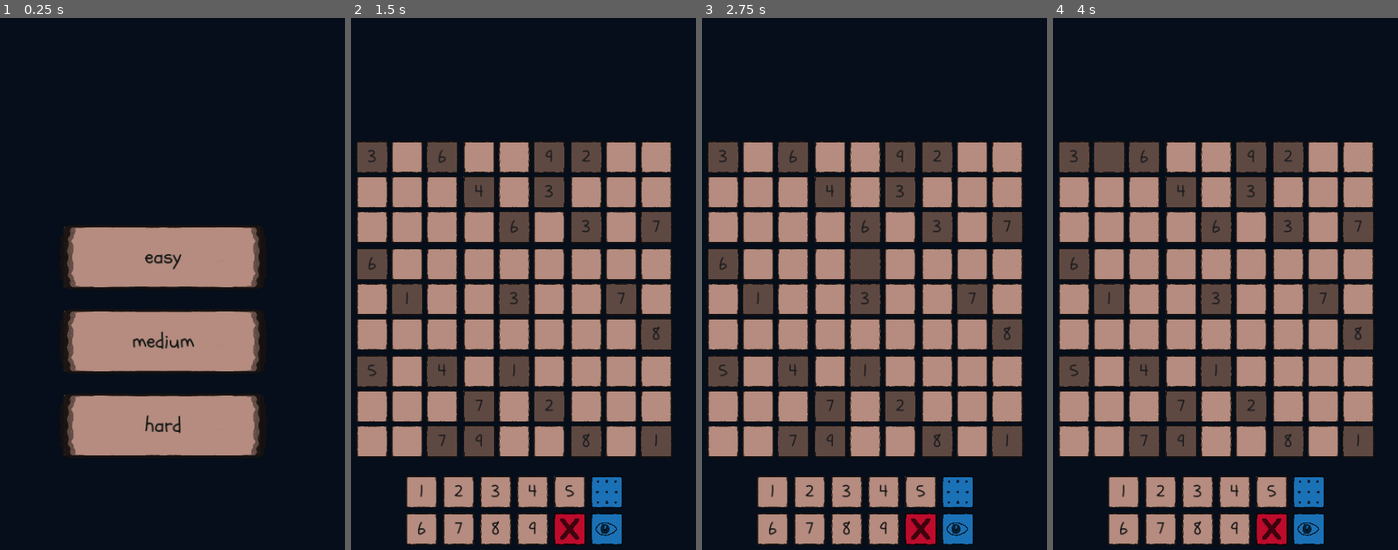
Above: before the commit, frames 1-4 (left to right).
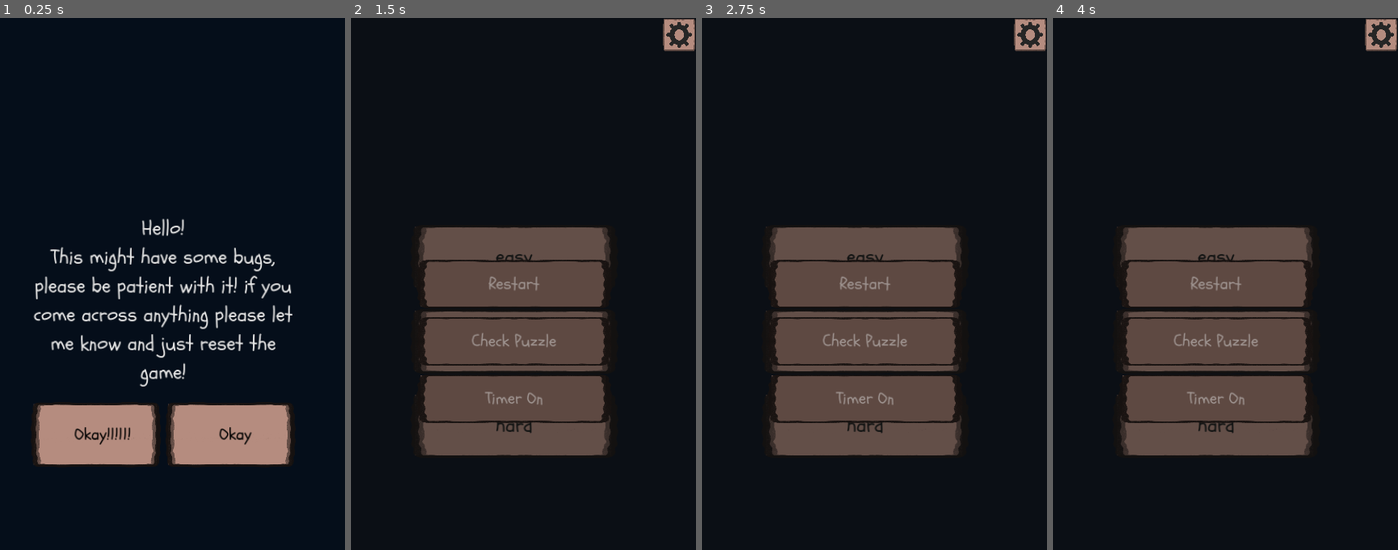
Above: after the commit, the same moments.

Repository: gitMickehh/soduku-recreation
Game: Godot game, scene res://soduku_scene.tscn
Same seed, same stepped clock (60 frames per second), same inputs: the game is played once before the commit and once after it.
Inputs (mouse positions are in pixels of both pictures, inside the frame that each line leads up to):
- Up to frame 1 (0.25 s): no input
- Up to frame 2 (1.5 s): click (513, 432) at 0.5 s, where only the run after the commit has a clickable "Okay!1!11! Okay"; click (678, 33) at 1.27 s
- Up to frame 3 (2.75 s): click (864, 257) at 2 s, where only the run after the commit has a clickable "easy"
- Up to frame 4 (4 s): click (1215, 257) at 2.75 s, where only the run after the commit has a clickable "easy"; click (1108, 156) at 3.52 s

The runs differ from the first frame. In frame 1, 19% of the frame differs, in the area x 9-85%, y 37-85%; in frame 2, 48%; in frame 3, 47%; in frame 4, 48%, in the area x 1-100%, y 0-100%.

Commit message:
almost done with options menu functionality

Diff:
--- /dev/null
+++ b/always_on_screen.gd
@@ -0,0 +1,109 @@
+extends Control
+
+@onready var opening_screen: VBoxContainer = $"opening-screen"
+@onready var confirm_button: Button = $"opening-screen/confirm_button"
+@onready var always_on_screen: Control = $"always-on-screen"
+@onready var options_button: Button = $"always-on-screen/options-button"
+@onready var options_menu: VBoxContainer = $"always-on-screen/options-menu"
+@onready var options_menu_color_holder: ColorRect = $"always-on-screen/options-menu-color-holder"
+@onready var timer_label: Label = $"always-on-screen/timer-label"
+
+@onready var restart_button: Button = $"always-on-screen/options-menu/restart-button"
+@onready var check_puzzle_button: Button = $"always-on-screen/options-menu/check-puzzle-button"
+@onready var timer_on_button: Button = $"always-on-screen/options-menu/timerOn-button"
+
+@onready var main_menu: Control = $"../main-menu"
+@onready var game_container: GameContainer = $"../Game_Container"
+
+var game_is_on := false
+var timer_is_on := false
+var timer_started := false
+var timer_in_seconds :float = 0
+
+var options_opened := false
+
+func _ready() -> void:
+	confirm_button.connect("pressed", _confirm_opening_message_button_pressed)
+	options_button.connect("pressed", _options_button_pressed)
+
+	restart_button.connect("pressed", _restart_button_pressed)
+	check_puzzle_button.connect("pressed", _check_puzzle_button_pressed)
+	timer_on_button.connect("pressed", _timer_on_button_pressed)
+
+	game_container.game_started.connect(_on_game_started)
+
+	_check_buttons_availability()
+	_opening_function()
+
+func _process(delta: float) -> void:
+	_process_timer(delta)
+	if timer_is_on:
+		_update_timer_text()
+
+func _opening_function() -> void:
+	self.visible = true
+	opening_screen.visible = true
+	always_on_screen.visible = false
+	main_menu.visible = false
+	game_container.visible = false
+
+func _on_game_started() -> void:
+	game_is_on = true
+	_start_timer()
+	_check_buttons_availability()
+
+func _start_timer() -> void:
+	timer_started = true
+
+func _process_timer(delta: float) -> void:
+	if timer_started:
+		timer_in_seconds += delta
+
+func _confirm_opening_message_button_pressed() -> void:
+	opening_screen.visible = false
+	always_on_screen.visible = true
+	main_menu.visible = true
+	options_menu.visible = false
+	options_menu_color_holder.visible = false
+	timer_label.visible = false
+
+func _options_button_pressed() -> void:
+	if options_opened:
+		options_menu_color_holder.visible = false
+		options_menu.visible = false
+		options_opened = false
+	else:
+		options_menu_color_holder.visible = true
+		options_menu.visible = true
+		options_opened = true
+
+func _check_buttons_availability() -> void:
+	restart_button.disabled = not game_is_on
+	check_puzzle_button.disabled = not game_is_on
+	timer_on_button.disabled = not game_is_on
+
+	if timer_is_on:
+		timer_on_button.text = "Timer Off"
+	else:
+		timer_on_button.text = "Timer On"
+
+func _restart_button_pressed() -> void:
+	pass
+
+func _check_puzzle_button_pressed() -> void:
+	pass
+
+func _timer_on_button_pressed() -> void:
+	if timer_is_on:
+		timer_label.visible = false
+		timer_is_on = false
+	else:
+		timer_label.visible = true
+		timer_is_on = true
+
+	_check_buttons_availability()
+
+func _update_timer_text() -> void:
+	var timer_minutes = floori(timer_in_seconds / 60)
+	var timer_seconds = floori(timer_in_seconds - (timer_minutes * 60))
+	timer_label.text =  str(timer_minutes) + ":" + str(timer_seconds)
--- a/project.godot
+++ b/project.godot
@@ -14,8 +14,9 @@
 run/main_scene="res://soduku_scene.tscn"
 config/features=PackedStringArray("4.3", "GL Compatibility")
 boot_splash/bg_color=Color(0.0196078, 0.054902, 0.101961, 1)
-boot_splash/image="res://art/soduku+title.png"
+boot_splash/image="res://art/soduku_logo.png"
 config/icon="res://icon.svg"
+boot_splash/minimum_display_time=10
 
 [display]
 
--- a/scripts/game_container_manager.gd
+++ b/scripts/game_container_manager.gd
@@ -1,3 +1,4 @@
+class_name GameContainer
 extends MarginContainer
 
 var current_input: int = 0
@@ -16,6 +17,8 @@
 
 var horizontal_boxes_containers: Array[Horizontal_Boxes_Container] = []
 
+signal game_started()
+
 func _ready() -> void:
 	input_lines_container.new_input_chosen.connect(_on_new_input_chosen)
 	input_lines_container.toggle_candidate_view_signal.connect(_toggle_auto_candidates)
@@ -32,6 +35,7 @@
 	_set_numbers(game_array)
 	_get_game_buttons()
 	#_update_buttons_auto_candidates(game_array)
+	game_started.emit()
 
 func _on_new_input_chosen(new_input: int) -> void:
 	current_input = new_input
--- a/soduku_scene.tscn
+++ b/soduku_scene.tscn
@@ -14,6 +14,10 @@
 [ext_resource type="Resource" uid="uid://crpajnbja0142" path="res://stylebox_groups/mistake_highlighted.tres" id="12_0a768"]
 [ext_resource type="FontFile" uid="uid://coettj6fe2mfm" path="res://art/Schoolbell-Regular.ttf" id="12_3d25l"]
 [ext_resource type="Resource" uid="uid://c4mbs6443jh31" path="res://stylebox_groups/remove_button.tres" id="13_tj2ud"]
+[ext_resource type="Texture2D" uid="uid://dq3pneyfn2o0v" path="res://art/options-icon.png" id="15_m3f7q"]
+[ext_resource type="Script" path="res://always_on_screen.gd" id="15_mkaoi"]
+
+[sub_resource type="Theme" id="Theme_qojnm"]
 
 [node name="Control" type="Control"]
 layout_mode = 3
@@ -26,7 +30,6 @@
 size_flags_vertical = 4
 
 [node name="Game_Container" parent="." instance=ExtResource("1_0n2nm")]
-visible = false
 layout_mode = 1
 anchors_preset = 8
 anchor_left = 0.5
@@ -39,6 +42,7 @@
 offset_bottom = 509.5
 
 [node name="main-menu" type="Control" parent="."]
+visible = false
 layout_mode = 1
 anchors_preset = 15
 anchor_right = 1.0
@@ -93,3 +97,140 @@
 
 [node name="divider2" type="Control" parent="main-menu/difficulty-buttons-container"]
 layout_mode = 2
+
+[node name="AlwaysOnThingy" type="Control" parent="."]
+visible = false
+layout_mode = 1
+anchors_preset = 15
+anchor_right = 1.0
+anchor_bottom = 1.0
+grow_horizontal = 2
+grow_vertical = 2
+mouse_filter = 2
+theme = ExtResource("2_1hcgw")
+script = ExtResource("15_mkaoi")
+
+[node name="opening-screen" type="VBoxContainer" parent="AlwaysOnThingy"]
+visible = false
+layout_mode = 1
+anchors_preset = 8
+anchor_left = 0.5
+anchor_top = 0.5
+anchor_right = 0.5
+anchor_bottom = 0.5
+offset_left = -20.0
+offset_top = -20.0
+offset_right = 20.0
+offset_bottom = 20.0
+grow_horizontal = 2
+grow_vertical = 2
+theme_override_constants/separation = 20
+
+[node name="Label" type="Label" parent="AlwaysOnThingy/opening-screen"]
+custom_minimum_size = Vector2(800, 0)
+layout_mode = 2
+theme = SubResource("Theme_qojnm")
+theme_override_colors/font_color = Color(0.903598, 0.903598, 0.903598, 1)
+theme_override_font_sizes/font_size = 60
+text = "Hello!
+This might have some bugs, please be patient with it! if you come across anything please let me know and just reset the game!"
+horizontal_alignment = 1
+vertical_alignment = 1
+autowrap_mode = 2
+
+[node name="divider" type="Control" parent="AlwaysOnThingy/opening-screen"]
+layout_mode = 2
+
+[node name="confirm_button" type="Button" parent="AlwaysOnThingy/opening-screen"]
+custom_minimum_size = Vector2(200, 200)
+layout_mode = 2
+text = "Okay!1!11!                 Okay"
+
+[node name="always-on-screen" type="Control" parent="AlwaysOnThingy"]
+visible = false
+layout_mode = 1
+anchors_preset = 15
+anchor_right = 1.0
+anchor_bottom = 1.0
+grow_horizontal = 2
+grow_vertical = 2
+mouse_filter = 2
+
+[node name="options-menu-color-holder" type="ColorRect" parent="AlwaysOnThingy/always-on-screen"]
+layout_mode = 1
+anchors_preset = 15
+anchor_right = 1.0
+anchor_bottom = 1.0
+grow_horizontal = 2
+grow_vertical = 2
+color = Color(0.0646965, 0.0646965, 0.0646965, 0.498039)
+
+[node name="options-button" type="Button" parent="AlwaysOnThingy/always-on-screen"]
+custom_minimum_size = Vector2(100, 100)
+layout_mode = 1
+anchors_preset = 1
+anchor_left = 1.0
+anchor_right = 1.0
+offset_left = -40.0
+offset_bottom = 40.0
+grow_horizontal = 0
+
+[node name="TextureRect" type="TextureRect" parent="AlwaysOnThingy/always-on-screen/options-button"]
+layout_mode = 1
+anchors_preset = 15
+anchor_right = 1.0
+anchor_bottom = 1.0
+grow_horizontal = 2
+grow_vertical = 2
+mouse_filter = 2
+texture = ExtResource("15_m3f7q")
+expand_mode = 2
+
+[node name="options-menu" type="VBoxContainer" parent="AlwaysOnThingy/always-on-screen"]
+layout_mode = 1
+anchors_preset = 8
+anchor_left = 0.5
+anchor_top = 0.5
+anchor_right = 0.5
+anchor_bottom = 0.5
+offset_left = -300.0
+offset_top = -265.0
+offset_right = 300.0
+offset_bottom = 265.0
+grow_horizontal = 2
+grow_vertical = 2
+theme_override_constants/separation = 20
+
+[node name="divider2" type="Control" parent="AlwaysOnThingy/always-on-screen/options-menu"]
+layout_mode = 2
+
+[node name="restart-button" type="Button" parent="AlwaysOnThingy/always-on-screen/options-menu"]
+custom_minimum_size = Vector2(600, 150)
+layout_mode = 2
+text = "Restart"
+
+[node name="check-puzzle-button" type="Button" parent="AlwaysOnThingy/always-on-screen/options-menu"]
+custom_minimum_size = Vector2(600, 150)
+layout_mode = 2
+text = "Check Puzzle"
+
+[node name="timerOn-button" type="Button" parent="AlwaysOnThingy/always-on-screen/options-menu"]
+custom_minimum_size = Vector2(600, 150)
+layout_mode = 2
+text = "Timer On"
+
+[node name="divider" type="Control" parent="AlwaysOnThingy/always-on-screen/options-menu"]
+layout_mode = 2
+
+[node name="timer-label" type="Label" parent="AlwaysOnThingy/always-on-screen"]
+visible = false
+layout_mode = 1
+anchors_preset = 5
+anchor_left = 0.5
+anchor_right = 0.5
+offset_left = -48.0
+offset_right = 48.0
+offset_bottom = 69.0
+grow_horizontal = 2
+theme_override_colors/font_color = Color(1, 1, 1, 1)
+text = "01:23"
--- a/stylebox_groups/button_theme_default.tres
+++ b/stylebox_groups/button_theme_default.tres
@@ -41,3 +41,4 @@
 Label/constants/shadow_offset_y = 1
 Label/constants/shadow_outline_size = 1
 Label/styles/normal = SubResource("StyleBoxEmpty_al3ox")
+VBoxContainer/constants/separation = 4
Binary file added: art/options-icon.png
Not shown, added: art/options-icon.png.import
Binary file added: art/soduku_logo.png
Not shown, added: art/soduku_logo.png.import
Not shown: 1 places in soduku_scene.tscn that only renumber resources
